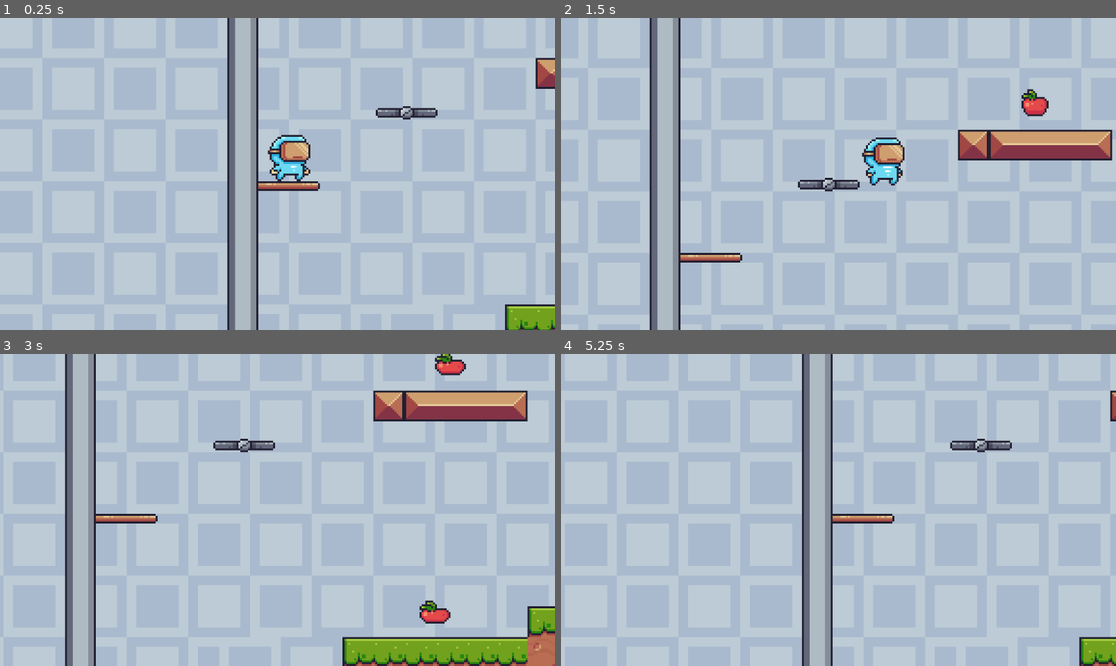
Above: before the commit, frames 1-4 (two rows, left to right).
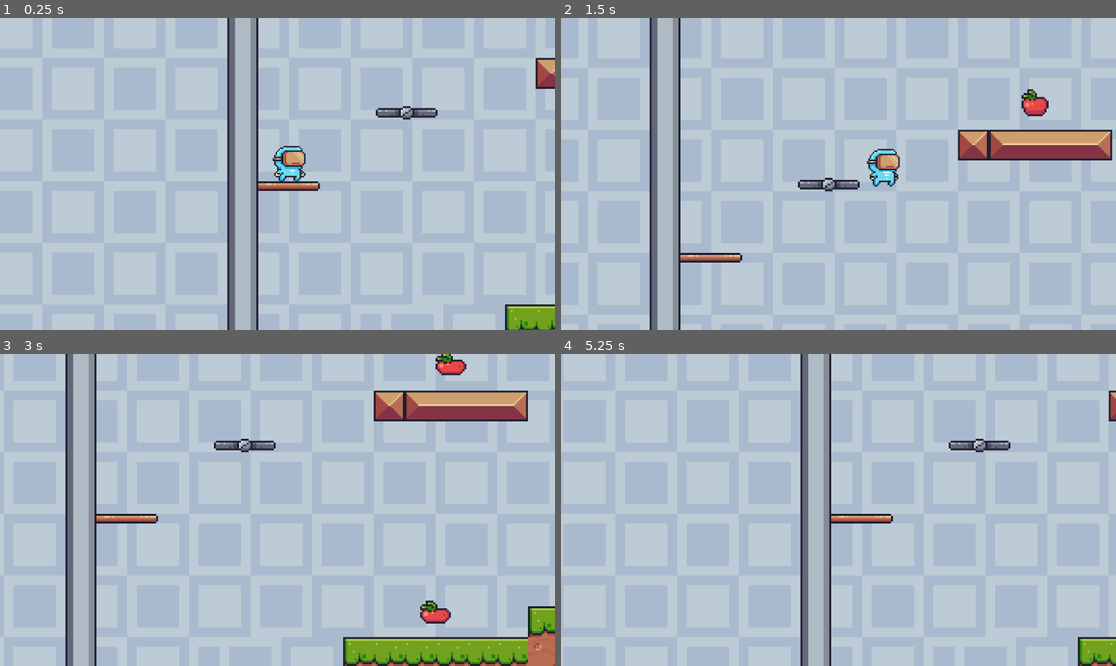
Above: after the commit, the same moments.

Repository: moaazkamel/lary-game
Game: Godot game, scene res://scenes/game.tscn
The game is run twice, just before and just after one commit, with the same random seed, the same clock (stepped at 60 frames per second) and the same inputs.
Inputs:
- Up to frame 1 (0.25 s): no input
- Up to frame 2 (1.5 s): tap Enter (ui_accept) at 0.5, 0.77 s; hold Right (ui_right) from 0.53 s (still down); tap Alt at 0.6 s; tap Shift at 1.35 s
- Up to frame 3 (3 s): tap Enter (ui_accept) at 1.52 s; release Right (ui_right) at 2.03 s; hold Left (ui_left) 2.03-2.78 s; tap Alt at 2.1 s; hold Right (ui_right) from 2.78 s (still down); tap Shift at 2.85 s
- Up to frame 4 (5.25 s): tap Enter (ui_accept) at 3.02, 3.77, 4.52 s; tap Alt at 3.6, 5.1 s; release Right (ui_right) at 4.28 s; hold Left (ui_left) 4.28-5.03 s; tap Shift at 4.35 s; hold Right (ui_right) from 5.03 s (still down)

The runs differ from the first frame. In frame 1, 0.8% of the frame differs, in the area x 48-56%, y 37-53%; in frame 2, 0.8%; in frame 3, 1.4%; in frame 4, 2.2%, in the area x 43-100%, y 0-100%.

Commit message:
Character size change and create jump and run animation

Diff:
--- a/scenes/player.tscn
+++ b/scenes/player.tscn
@@ -2,6 +2,8 @@
 
 [ext_resource type="Script" uid="uid://dsdw3ivm5ujss" path="res://scripts/player.gd" id="1_g2els"]
 [ext_resource type="Texture2D" uid="uid://53kkwds2m3gt" path="res://assets/Main Characters/Virtual Guy/Idle (32x32).png" id="2_g2els"]
+[ext_resource type="Texture2D" uid="uid://grjwvi7qr3dw" path="res://assets/Main Characters/Virtual Guy/Jump (32x32).png" id="3_dqkch"]
+[ext_resource type="Texture2D" uid="uid://capu7ctbkm5lg" path="res://assets/Main Characters/Virtual Guy/Run (32x32).png" id="4_qlg0r"]
 
 [sub_resource type="AtlasTexture" id="AtlasTexture_qhqgy"]
 atlas = ExtResource("2_g2els")
@@ -46,6 +48,58 @@
 [sub_resource type="AtlasTexture" id="AtlasTexture_jej6c"]
 atlas = ExtResource("2_g2els")
 region = Rect2(320, 0, 32, 32)
+
+[sub_resource type="AtlasTexture" id="AtlasTexture_f1ej7"]
+atlas = ExtResource("3_dqkch")
+region = Rect2(0, 0, 32, 32)
+
+[sub_resource type="AtlasTexture" id="AtlasTexture_oprun"]
+atlas = ExtResource("4_qlg0r")
+region = Rect2(0, 0, 32, 32)
+
+[sub_resource type="AtlasTexture" id="AtlasTexture_a8ls1"]
+atlas = ExtResource("4_qlg0r")
+region = Rect2(32, 0, 32, 32)
+
+[sub_resource type="AtlasTexture" id="AtlasTexture_qfm1y"]
+atlas = ExtResource("4_qlg0r")
+region = Rect2(64, 0, 32, 32)
+
+[sub_resource type="AtlasTexture" id="AtlasTexture_fulsm"]
+atlas = ExtResource("4_qlg0r")
+region = Rect2(96, 0, 32, 32)
+
+[sub_resource type="AtlasTexture" id="AtlasTexture_4r5pv"]
+atlas = ExtResource("4_qlg0r")
+region = Rect2(128, 0, 32, 32)
+
+[sub_resource type="AtlasTexture" id="AtlasTexture_60mlk"]
+atlas = ExtResource("4_qlg0r")
+region = Rect2(160, 0, 32, 32)
+
+[sub_resource type="AtlasTexture" id="AtlasTexture_i4ail"]
+atlas = ExtResource("4_qlg0r")
+region = Rect2(192, 0, 32, 32)
+
+[sub_resource type="AtlasTexture" id="AtlasTexture_a38lo"]
+atlas = ExtResource("4_qlg0r")
+region = Rect2(224, 0, 32, 32)
+
+[sub_resource type="AtlasTexture" id="AtlasTexture_4ni07"]
+atlas = ExtResource("4_qlg0r")
+region = Rect2(256, 0, 32, 32)
+
+[sub_resource type="AtlasTexture" id="AtlasTexture_l71n6"]
+atlas = ExtResource("4_qlg0r")
+region = Rect2(288, 0, 32, 32)
+
+[sub_resource type="AtlasTexture" id="AtlasTexture_ke2ow"]
+atlas = ExtResource("4_qlg0r")
+region = Rect2(320, 0, 32, 32)
+
+[sub_resource type="AtlasTexture" id="AtlasTexture_ujl30"]
+atlas = ExtResource("4_qlg0r")
+region = Rect2(352, 0, 32, 32)
 
 [sub_resource type="SpriteFrames" id="SpriteFrames_f1ej7"]
 animations = [{
@@ -86,22 +140,72 @@
 "loop": true,
 "name": &"idel",
 "speed": 10.0
+}, {
+"frames": [{
+"duration": 1.0,
+"texture": SubResource("AtlasTexture_f1ej7")
+}],
+"loop": true,
+"name": &"jump",
+"speed": 5.0
+}, {
+"frames": [{
+"duration": 1.0,
+"texture": SubResource("AtlasTexture_oprun")
+}, {
+"duration": 1.0,
+"texture": SubResource("AtlasTexture_a8ls1")
+}, {
+"duration": 1.0,
+"texture": SubResource("AtlasTexture_qfm1y")
+}, {
+"duration": 1.0,
+"texture": SubResource("AtlasTexture_fulsm")
+}, {
+"duration": 1.0,
+"texture": SubResource("AtlasTexture_4r5pv")
+}, {
+"duration": 1.0,
+"texture": SubResource("AtlasTexture_60mlk")
+}, {
+"duration": 1.0,
+"texture": SubResource("AtlasTexture_i4ail")
+}, {
+"duration": 1.0,
+"texture": SubResource("AtlasTexture_a38lo")
+}, {
+"duration": 1.0,
+"texture": SubResource("AtlasTexture_4ni07")
+}, {
+"duration": 1.0,
+"texture": SubResource("AtlasTexture_l71n6")
+}, {
+"duration": 1.0,
+"texture": SubResource("AtlasTexture_ke2ow")
+}, {
+"duration": 1.0,
+"texture": SubResource("AtlasTexture_ujl30")
+}],
+"loop": true,
+"name": &"run",
+"speed": 10.0
 }]
 
 [sub_resource type="CircleShape2D" id="CircleShape2D_oprun"]
-radius = 8.0
+radius = 7.0
 
 [node name="player" type="CharacterBody2D" unique_id=546351684]
 collision_layer = 2
 script = ExtResource("1_g2els")
 
 [node name="AnimatedSprite2D" type="AnimatedSprite2D" parent="." unique_id=1908256758]
-position = Vector2(0, -16)
+position = Vector2(0, -12)
+scale = Vector2(0.78125, 0.78125)
 sprite_frames = SubResource("SpriteFrames_f1ej7")
-animation = &"idel"
+animation = &"jump"
 autoplay = "idel"
-frame_progress = 0.053067353
+frame_progress = 0.55220115
 
 [node name="CollisionShape2D" type="CollisionShape2D" parent="." unique_id=148781467]
-position = Vector2(0, -8)
+position = Vector2(0, -7)
 shape = SubResource("CircleShape2D_oprun")
